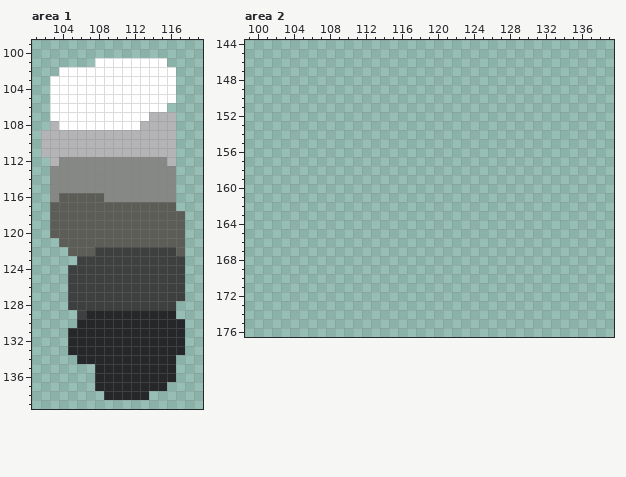
A pixel-art file gets an edit: PixelEngine/res/sprites/tiles/tiles.aseprite. The picture above is the old version.
256x512 pixels, 1 frame. Colours within 5 levels of each other are drawn and written as one. Shown: area 1: x 101..119, y 99..139; area 2: x 99..139, y 144..176. The commit also changed other parts of the picture, which this record leaves out.
Now the later version:
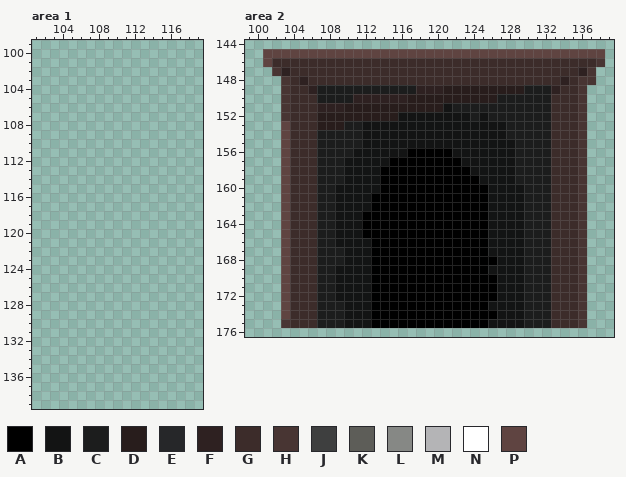
Palette (. is transparent): A #000000  B #131414  C #1c1d1d  D #281d1c  E #262729  F #2e2121  G #3c2c2a  H #483533  J #3e3f3f  K #5d5d58  L #868885  M #b4b4b6  N #ffffff  P #5f4441
Diff:
--- area 1, layer "Layer 1"
@@ x 101..119 @@
 100 ...................
-101 .......NNNNNNNN....
-102 ...NNNNNNNNNNNNN...
-103 ..NNNNNNNNNNNNNN...
-104 ..NNNNNNNNNNNNNN...
-105 ..NNNNNNNNNNNNNN...
-106 ..NNNNNNNNNNNNN....
-107 ..NNNNNNNNNNNMMM...
-108 ..MNNNNNNNNNMMMM...
-109 .MMMMMMMMMMMMMMM...
-110 .MMMMMMMMMMMMMMM...
-111 .MMMMMMMMMMMMMMM...
-112 ..MLLLLLLLLLLLLM...
-113 ..LLLLLLLLLLLLLL...
-114 ..LLLLLLLLLLLLLL...
-115 ..LLLLLLLLLLLLLL...
-116 ..LKKKKKLLLLLLLL...
-117 ..KKKKKKKKKKKKKK...
-118 ..KKKKKKKKKKKKKKK..
-119 ..KKKKKKKKKKKKKKK..
-120 ..KKKKKKKKKKKKKKK..
-121 ...KKKKKKKKKKKKKK..
-122 ....KKKJJJJJJJJJK..
-123 .....JJJJJJJJJJJJ..
-124 ....JJJJJJJJJJJJJ..
-125 ....JJJJJJJJJJJJJ..
-126 ....JJJJJJJJJJJJJ..
-127 ....JJJJJJJJJJJJJ..
-128 ....JJJJJJJJJJJJ...
-129 .....JEEEEEEEEEE...
-130 .....EEEEEEEEEEEE..
-131 ....EEEEEEEEEEEEE..
-132 ....EEEEEEEEEEEEE..
-133 ....EEEEEEEEEEEEE..
-134 .....EEEEEEEEEEE...
-135 .......EEEEEEEEE...
-136 .......EEEEEEEEE...
-137 .......EEEEEEEE....
-138 ........EEEEE......
+101 ...................
+102 ...................
+103 ...................
+104 ...................
+105 ...................
+106 ...................
+107 ...................
+108 ...................
+109 ...................
+110 ...................
+111 ...................
+112 ...................
+113 ...................
+114 ...................
+115 ...................
+116 ...................
+117 ...................
+118 ...................
+119 ...................
+120 ...................
+121 ...................
+122 ...................
+123 ...................
+124 ...................
+125 ...................
+126 ...................
+127 ...................
+128 ...................
+129 ...................
+130 ...................
+131 ...................
+132 ...................
+133 ...................
+134 ...................
+135 ...................
+136 ...................
+137 ...................
+138 ...................
 139 ...................
--- area 2, layer "Layer 1"
@@ x 99..139 @@
 144 .........................................
-145 .........................................
-146 .........................................
-147 .........................................
-148 .........................................
-149 .........................................
-150 .........................................
-151 .........................................
-152 .........................................
-153 .........................................
-154 .........................................
-155 .........................................
-156 .........................................
-157 .........................................
-158 .........................................
-159 .........................................
-160 .........................................
-161 .........................................
-162 .........................................
-163 .........................................
-164 .........................................
-165 .........................................
-166 .........................................
-167 .........................................
-168 .........................................
-169 .........................................
-170 .........................................
-171 .........................................
-172 .........................................
-173 .........................................
-174 .........................................
-175 .........................................
+145 ..PPPPPPPPPPPPPPPPPPPPPPPPPPPPPPPPPPPPPP.
+146 ..PGGGGGGGGGGGGGGGGGGGGGGGGGGGGGGGGGGGGH.
+147 ...HFGGGGGGGGGGGGGGGGGGGGGGGGGGGGGGGGFH..
+148 ....HGFGGGGGGGGGGGGGGGGGGGGGGGGGGGGFGHH..
+149 ....HGGFCCCCCCCCCCCFFFDDDDDDDDDCCCFGGH...
+150 ....HGGGCCCCFFFFFFDDDDDDDDDDCCCCCCGGGH...
+151 ....HGGGFFFDDDDDDDDDDDBCCCCCCCCCCCGGGH...
+152 ....HGGGDDDDDDDDDBBBBBBBBCBCCCCCCCGGGH...
+153 ....PGGGDDDCCBBBBBBBBBBBBBBBBCCCCCGGGH...
+154 ....PGGGCCCCCBBBBBBBBBBBBBBBBCCCCCGGGH...
+155 ....PGGGCCCCCBBBBBBBBBBBBBBBBBCCCCGGGH...
+156 ....PGGGCCCCBBBBBBAAAAABBBBBBBCCCCGGGH...
+157 ....PGGGCCCBBBBBAAAAAAAABBBBBBCCCCGGGH...
+158 ....PGGGCCCBBBBAAAAAAAAAABBBBBCCCCGGGH...
+159 ....PGGGCCCBBBBAAAAAAAAAAABBBBCCCCGGGH...
+160 ....PGGGCCBBBBBAAAAAAAAAAAABBBBCCCGGGH...
+161 ....PGGGCCBBBBAAAAAAAAAAAAABBBBCCCGGGH...
+162 ....PGGGCCBBBBAAAAAAAAAAAAABBBBCCCGGGH...
+163 ....PGGGCCBBBAAAAAAAAAAAAAABBBBCCCGGGH...
+164 ....PGGGCCBBBAAAAAAAAAAAAAABBBBCCCGGGH...
+165 ....PGGGCCBBBAAAAAAAAAAAAAABBBBCCCGGGH...
+166 ....PGGGCCBBBBAAAAAAAAAAAAABBBBCCCGGGH...
+167 ....PGGGCCCBBBAAAAAAAAAAAAABBBBCCCGGGH...
+168 ....PGGGCCCBBBAAAAAAAAAAAAAABBBCCCGGGH...
+169 ....PGGGCCBBBBAAAAAAAAAAAAABBBBCCCGGGH...
+170 ....PGGGCCBBBBAAAAAAAAAAAAAABBBCCCGGGH...
+171 ....PGGGCCBBBBAAAAAAAAAAAAAABBBCCCGGGH...
+172 ....PGGGCCBBBBAAAAAAAAAAAAAABBBCCCGGGH...
+173 ....PGGGCCCBBBAAAAAAAAAAAAABBBBCCCGGGH...
+174 ....PGGGCCCBBBAAAAAAAAAAAAAABBBCCCGGGH...
+175 ....HGGGCCCBBBAAAAAAAAAAAAABBBBCCCGGGH...
 176 .........................................
